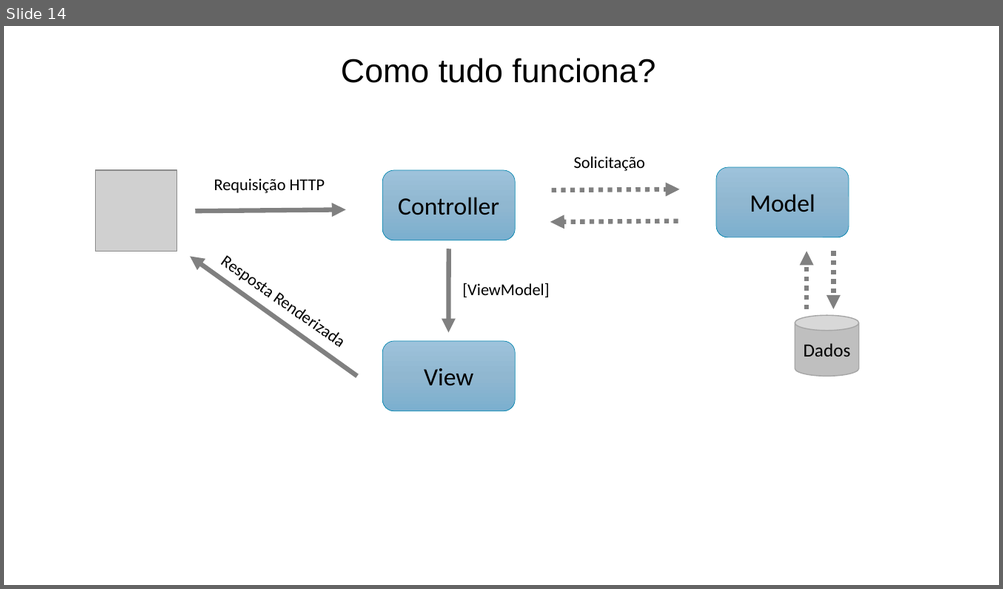
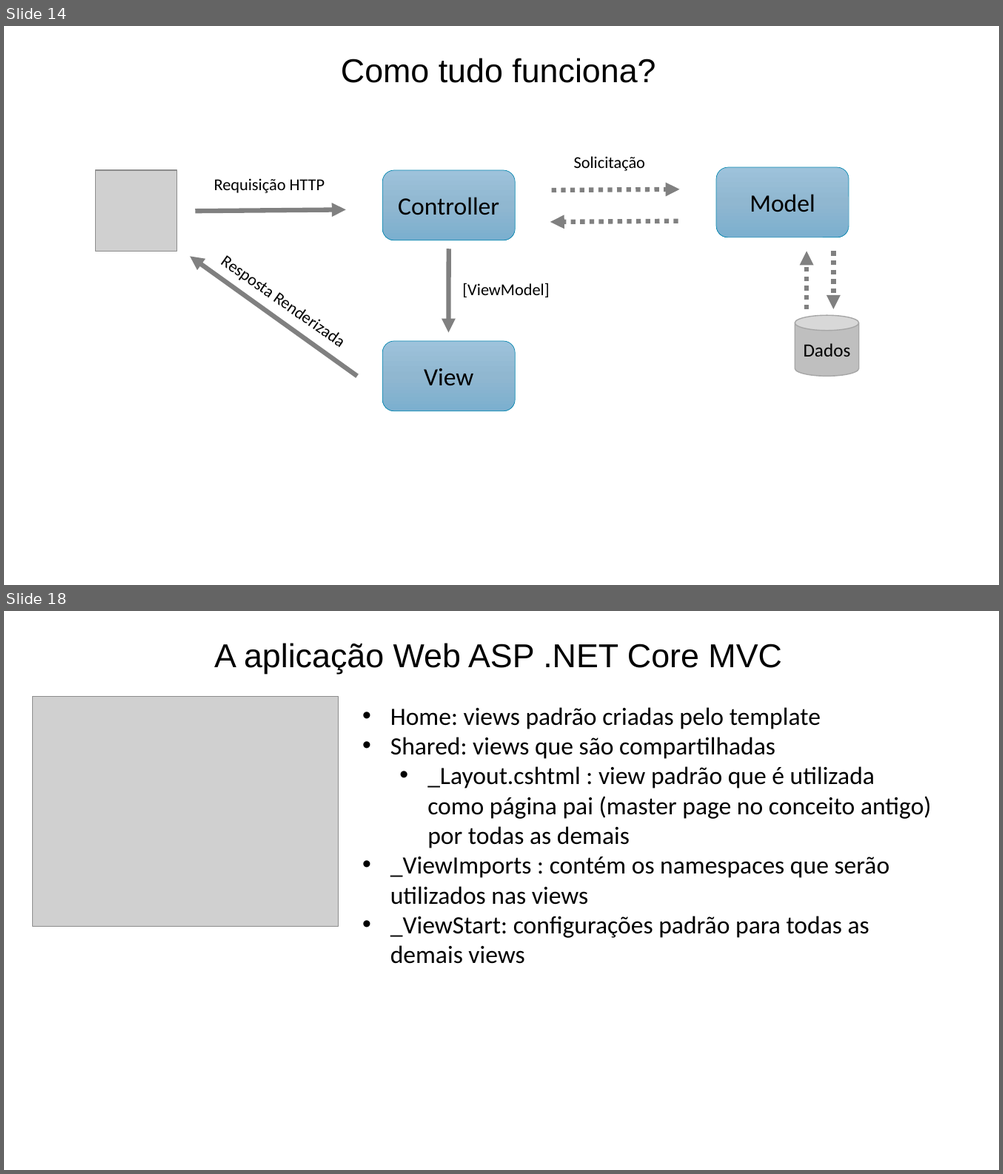
Before and after one commit to prodest/workshop-aspnet-core-mvc, a slide deck: workshop-aspnet-core-mvc.pptx. Shown one above the other, each under a label of ours: slide 14 before the commit, slides 14 and 18 after it; the slides between them are not shown. The pictures are 1003x589 and 1003x1174 pixels, drawn with LibreOffice and Linux fonts; fonts in the diff are those of the drawing; grey boxes stand for pictures; background and template pictures are left out. Boxes give left, top, right and bottom in pixels: in the first picture for what was removed or moved away, otherwise in the second. Text is boxed around its words. In the diff, an @@ line names an element or a change of style, - is before the commit and + after.

Commit message:
Criação do projeto para o workshop (empty project)

```diff
--- a/workshop-aspnet-core-mvc.pptx
+++ b/workshop-aspnet-core-mvc.pptx
@@ slide 18 added at (4, 611, 999, 1170), background #FFFFFF @@
@@ text added at (214, 643, 782, 674), 32 pt, text #000000 @@
+A aplicação Web ASP .NET Core MVC
@@ picture added at (33, 697, 338, 926) @@
@@ text added at (390, 707, 931, 964), 24 pt, text #000000 @@
+• Home: views padrão criadas pelo template
+• Shared: views que são compartilhadas
+  • _Layout.cshtml : view padrão que é utilizada como página pai (master page no conceito antigo) por todas as demais
+• _ViewImports : contém os namespaces que serão utilizados nas views
+• _ViewStart: configurações padrão para todas as demais views
```
Also in this commit, not shown: 10 other slides added, 6 other files.
